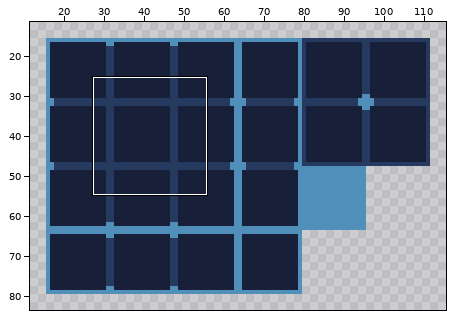
Two versions of one sprite sheet, sprites/tileset.png. Above: a wide view before the commit, with the close-up outlined.
Close-up. Before the commit:
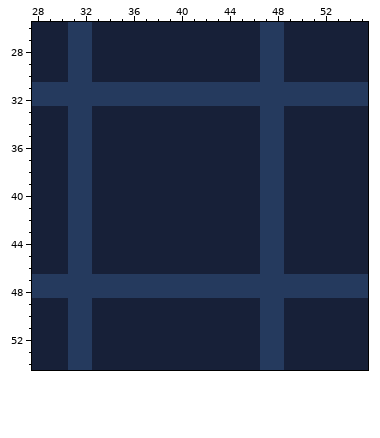
The file is 256x256 pixels. Shown: x 28..55, y 26..54. The wide view leaves out empty margins.
After the commit:
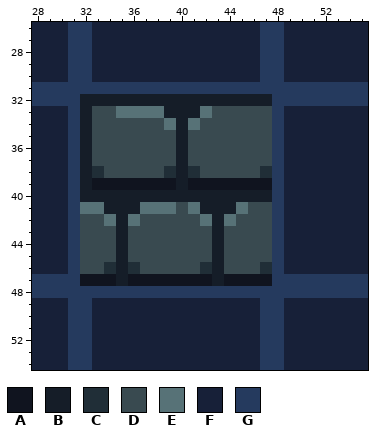
Palette (. is transparent): A #10141f  B #151d28  C #202e37  D #394a50  E #577277  F #172038  G #253a5e
Changes in this commit:
Changed rows in their new state; - is an unchanged pixel.
first column x 32:
32 BBBBBBBBBBBBBBBB
33 BDDEEEEBBBEDDDDD
34 BDDDDDDEBEDDDDDD
35 BDDDDDDDBDDDDDDD
36 BDDDDDDDBDDDDDDD
37 BDDDDDDDBDDDDDDD
38 BCDDDDDCBCDDDDDC
39 BAAAAAAABAAAAAAA
40 BBBBBBBBBBBBBBBB
41 EEBBBEEEDEBBBEDD
42 DDEBEDDDDDEBEDDD
43 DDDBDDDDDDDBDDDD
44 DDDBDDDDDDDBDDDD
45 DDDBDDDDDDDBDDDD
46 DDCBCDDDDDCBDDDC
47 AAABAAAAAAABAAAA
Where, in picture pixels (left, top, right, bottom), the same in both close-ups:
changed: (80, 94, 272, 286)
